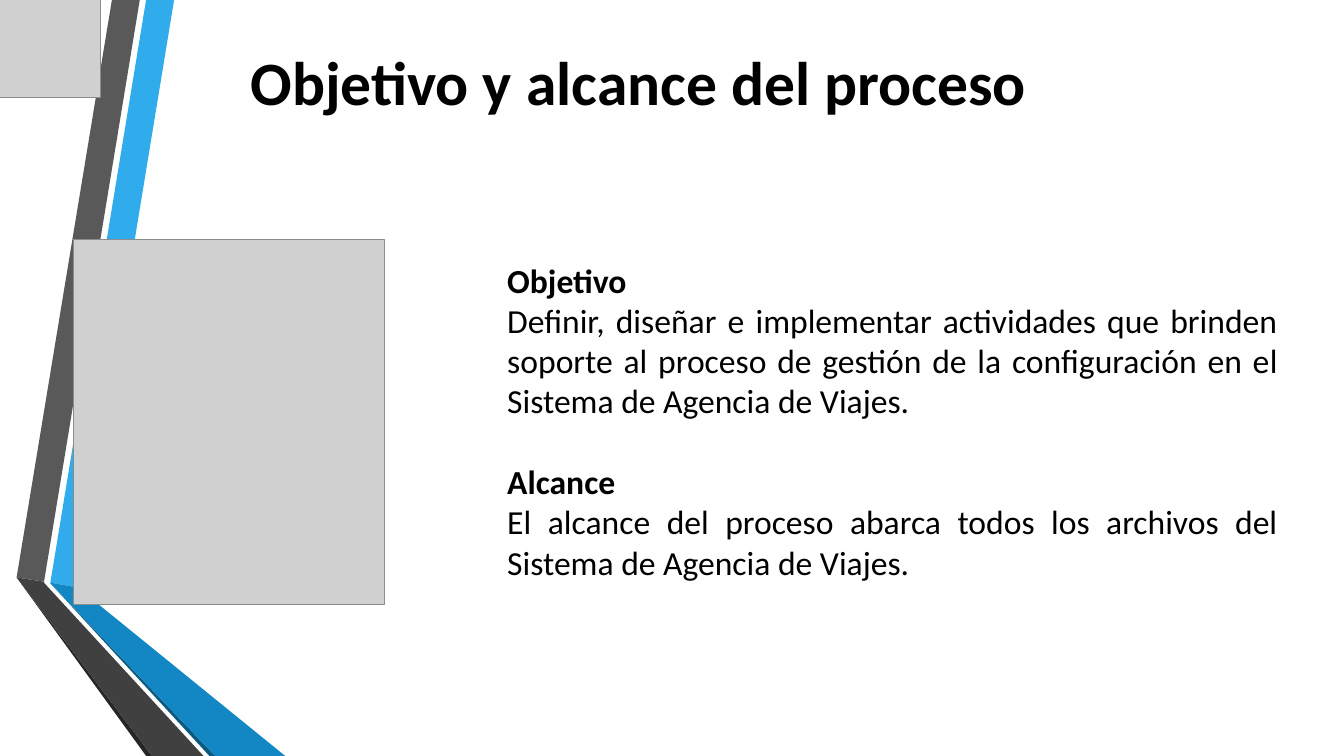
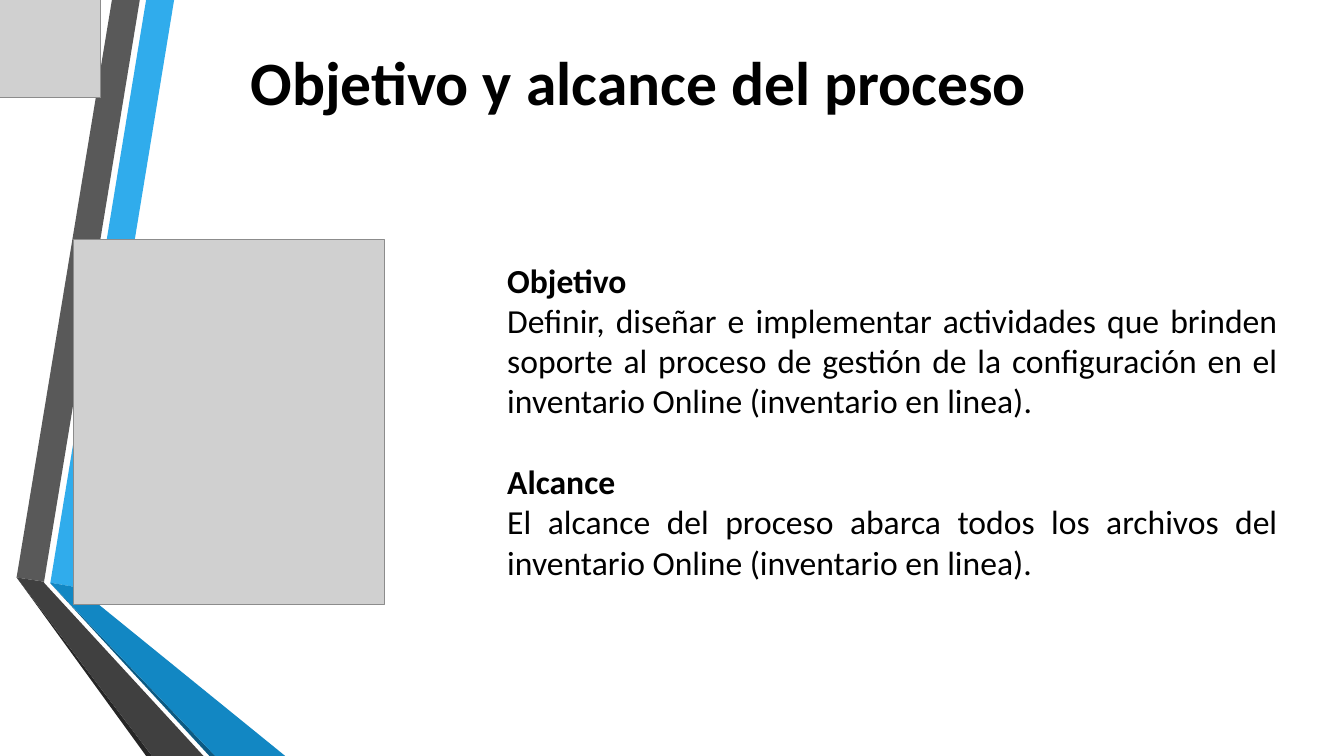
Before and after one commit to MikeCR309/JJM-INVENTARLINE, a slide deck: slide 4 of Area de proceso Gestion Configuracion/PGC_V1.0_2015 Proceso de Gestion de Configuracion.pptx. Drawn at 1344x756 pixels with LibreOffice and Linux fonts; fonts in the diff are those of the drawing; grey boxes stand for pictures; background and template pictures are left out. Boxes give left, top, right and bottom in pixels: in the first picture for what was removed or moved away, otherwise in the second. Text is boxed around its words. In the diff, an @@ line names an element or a change of style, - is before the commit and + after.

Commit message:
changes

```diff
--- a/Area de proceso Gestion Configuracion/PGC_V1.0_2015 Proceso de Gestion de Configuracion.pptx
+++ b/Area de proceso Gestion Configuracion/PGC_V1.0_2015 Proceso de Gestion de Configuracion.pptx
@@ text at bbox=[507, 309, 1277, 418]: text changed @@
-Definir, diseñar e implementar actividades que brinden soporte al proceso de gestión de la configuración en el Sistema de Agencia de Viajes.
+Definir, diseñar e implementar actividades que brinden soporte al proceso de gestión de la configuración en el inventario Online (inventario en linea).
@@ text at bbox=[507, 510, 1277, 580]: text changed @@
-El alcance del proceso abarca todos los archivos del Sistema de Agencia de Viajes.
+El alcance del proceso abarca todos los archivos del inventario Online (inventario en linea).
```
Also in this commit, not shown: 5 other slides changed.
